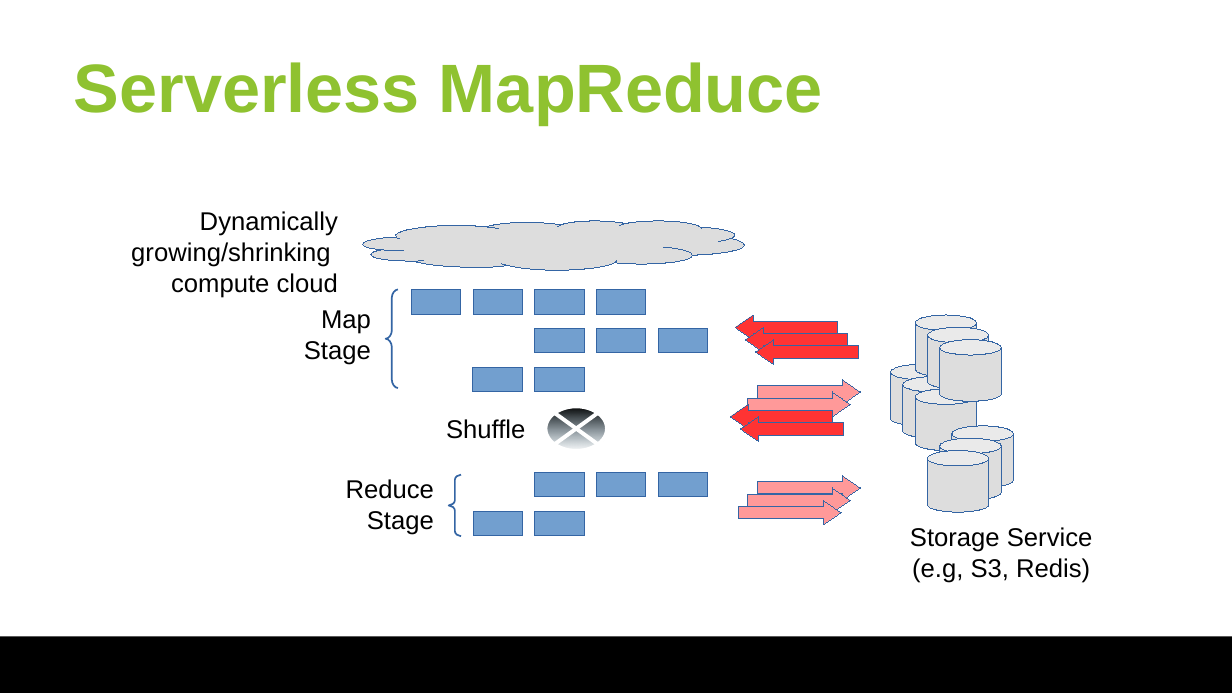
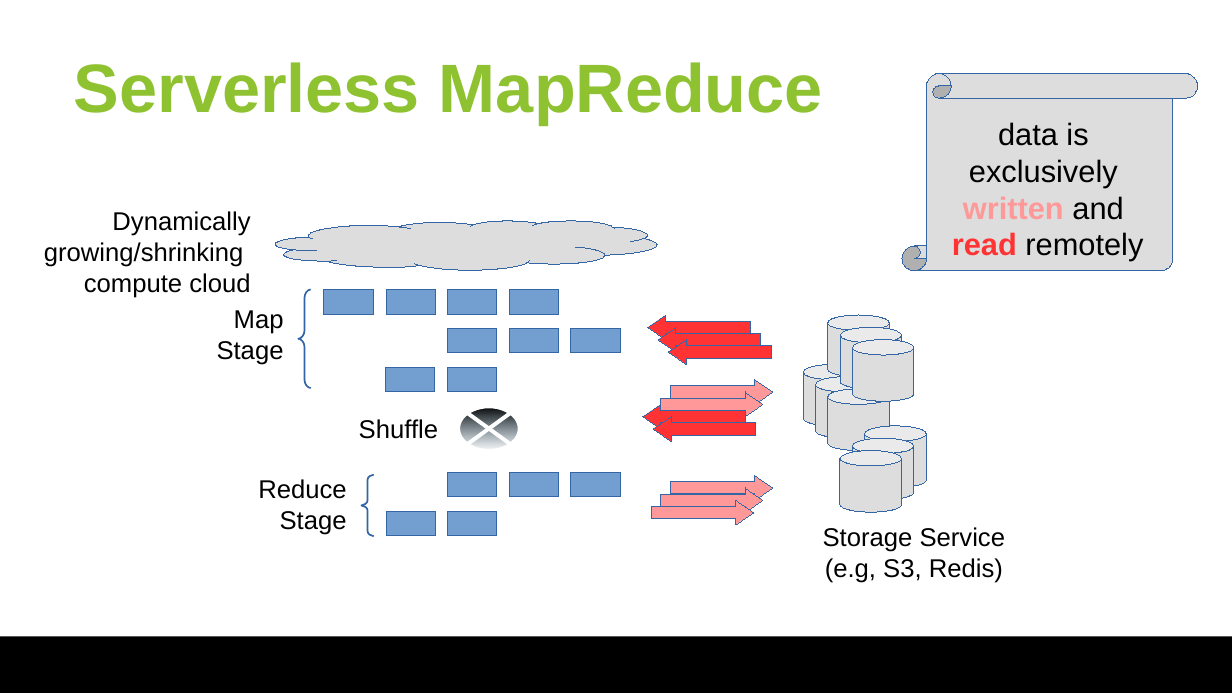
Before and after one commit to huangyibo/spark-summit-18, a slide deck: slide 5 of slides/spark-summit-18.odp. Drawn at 1232x693 pixels with LibreOffice and Linux fonts; fonts in the diff are those of the drawing; background and template pictures are left out. Boxes give left, top, right and bottom in pixels: in the first picture for what was removed or moved away, otherwise in the second. Text is boxed around its words. In the diff, an @@ line names an element or a change of style, - is before the commit and + after.

Commit message:
slides

```diff
--- a/slides/spark-summit-18.odp
+++ b/slides/spark-summit-18.odp
@@ vertical scroll added at (x1=902, y1=74, x2=1198, y2=271), fill #DDDDDD, outline #3465A4 0 pt @@
@@ text added at (x1=952, y1=122, x2=1143, y2=261), 18 pt, text #000000 @@
+data is
+exclusively
+written and
+read remotely
@@ rectangle moved from (x1=596, y1=290, x2=646, y2=314) to (x1=324, y1=290, x2=373, y2=314) @@
@@ rectangle moved from (x1=658, y1=328, x2=707, y2=352) to (x1=447, y1=328, x2=496, y2=352) @@
@@ cylinder moved from (x1=891, y1=365, x2=952, y2=426) to (x1=853, y1=340, x2=914, y2=402) @@
@@ rectangle moved from (x1=535, y1=367, x2=584, y2=392) to (x1=386, y1=367, x2=435, y2=392) @@
@@ 9 rectangles moved together from (x1=411, y1=290, x2=646, y2=536) to (x1=386, y1=290, x2=620, y2=536) @@
@@ cylinder moved from (x1=940, y1=340, x2=1002, y2=402) to (x1=803, y1=365, x2=865, y2=426) @@
@@ 5 cylinders, 4 left arrows, 3 texts, 2 freeform shapes moved together from (x1=131, y1=211, x2=1092, y2=583) to (x1=44, y1=211, x2=1005, y2=583) @@
@@ rectangle moved from (x1=658, y1=472, x2=707, y2=496) to (x1=447, y1=472, x2=496, y2=496) @@
@@ 6 left arrows, 2 texts, 2 cylinders, 1 freeform shape, 1 flow chart summing junction moved together from (x1=304, y1=290, x2=989, y2=535) to (x1=217, y1=290, x2=902, y2=535) @@
@@ rectangle moved from (x1=535, y1=511, x2=584, y2=536) to (x1=386, y1=511, x2=435, y2=536) @@
```
Also in this commit, not shown: 1 other slide changed.
